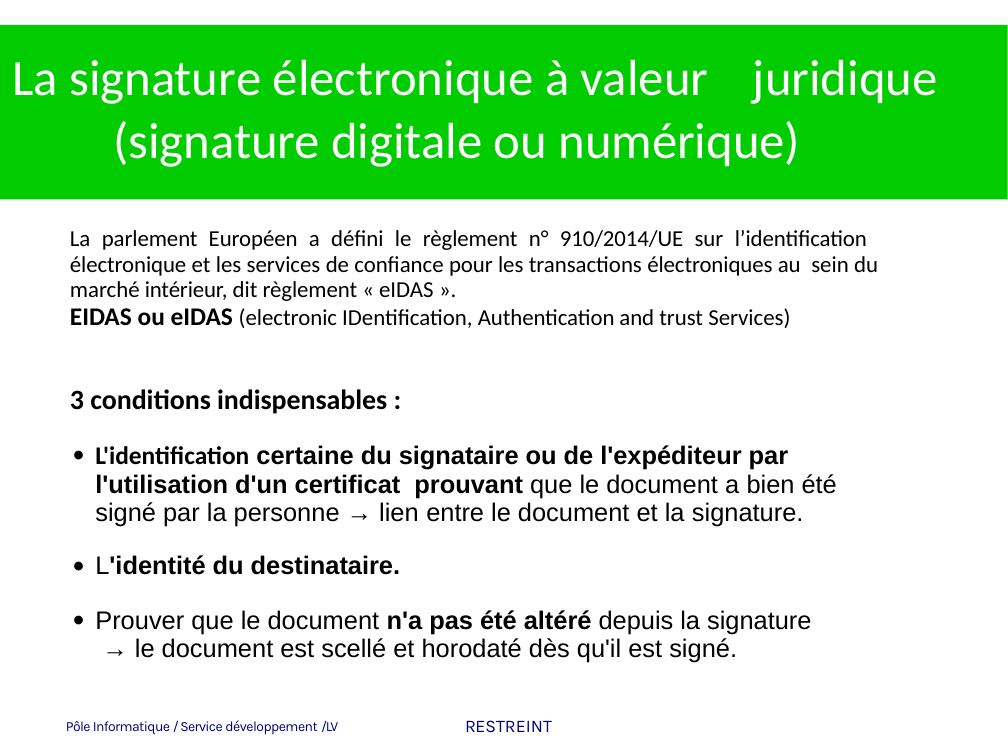
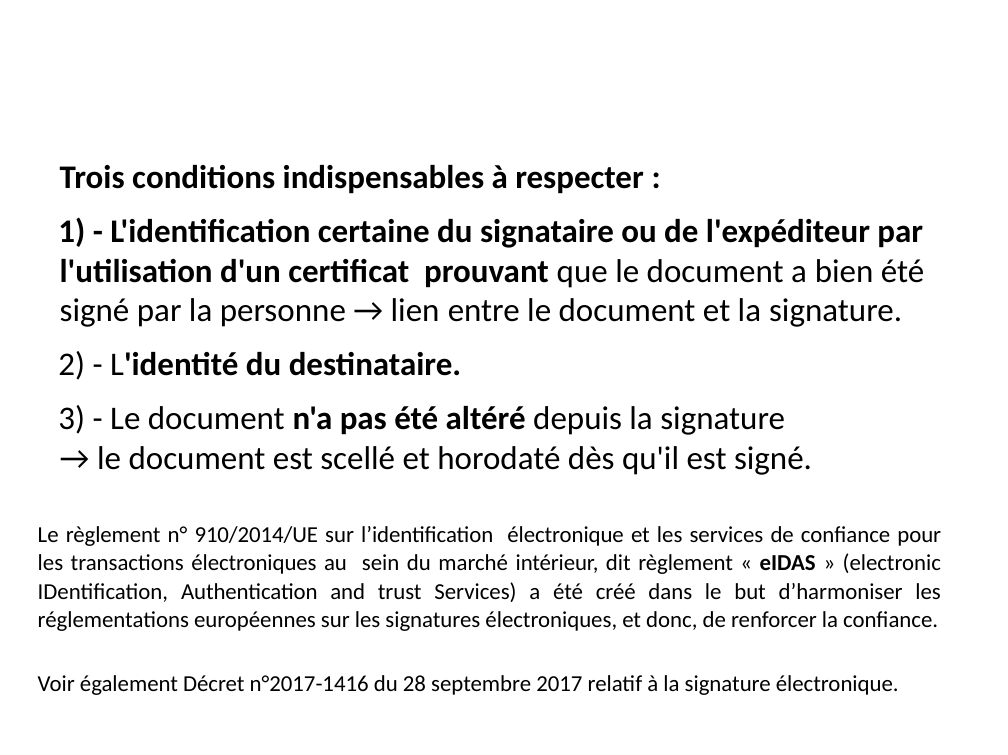
Before and after one commit to heylve/current, a slide deck: slide 4 of Presentations/la_signature_electronique_cest_quoi.odp (slide 3 before the commit). Drawn at 1008x755 pixels with LibreOffice and Linux fonts; fonts in the diff are those of the drawing; background and template pictures are left out. Boxes give left, top, right and bottom in pixels: in the first picture for what was removed or moved away, otherwise in the second. Text is boxed around its words. In the diff, an @@ line names an element or a change of style, - is before the commit and + after.

```diff
--- a/Presentations/la_signature_electronique_cest_quoi.odp
+++ b/Presentations/la_signature_electronique_cest_quoi.odp
@@ freeform shape removed at [0, 25, 1007, 199] @@
@@ title removed at [12, 59, 938, 167] @@
-La signature électronique à valeur juridique (signature digitale ou numérique)
@@ text at [60, 165, 924, 475]: text changed; size 20 to 26 pt; font Arial to Calibri @@
-L'identification certaine du signataire ou de l'expéditeur par l'utilisation d'un certificat prouvant que le document a bien été signé par la personne → lien entre le document et la signature.
+Trois conditions indispensables à respecter :
+1) - L'identification certaine du signataire ou de l'expéditeur par l'utilisation d'un certificat prouvant que le document a bien été signé par la personne → lien entre le document et la signature.
+2) - L'identité du destinataire.
+3) - Le document n'a pas été altéré depuis la signature
+   → le document est scellé et horodaté dès qu'il est signé.
@@ title added at [220, 259, 899, 695], 36 pt, text #FFFFFF @@
+Validité juridique d'une signature électronique.
@@ text removed at [72, 446, 84, 461] @@
-●
@@ text at [38, 526, 941, 695]: text changed @@
-La parlement Européen a défini le règlement n° 910/2014/UE sur l’identification électronique et les services de confiance pour les transactions électroniques au sein du marché intérieur, dit règlement « eIDAS ».
-EIDAS ou eIDAS (electronic IDentification, Authentication and trust Services)
-3 conditions indispensables :
+Le règlement n° 910/2014/UE sur l’identification électronique et les services de confiance pour les transactions électroniques au sein du marché intérieur, dit règlement « eIDAS » (electronic IDentification, Authentication and trust Services) a été créé dans le but d’harmoniser les réglementations européennes sur les signatures électroniques, et donc, de renforcer la confiance.
+Voir également Décret n°2017-1416 du 28 septembre 2017 relatif à la signature électronique.
@@ text removed at [72, 557, 84, 571] @@
-●
@@ text removed at [95, 555, 400, 575] @@
-L'identité du destinataire.
@@ text removed at [72, 610, 84, 625] @@
-●
@@ text removed at [95, 610, 811, 663] @@
-Prouver que le document n'a pas été altéré depuis la signature → le document est scellé et horodaté dès qu'il est signé.
@@ text removed at [66, 720, 338, 735] @@
-Pôle Informatique / Service développement /LV
@@ text removed at [465, 720, 552, 733] @@
-RESTREINT
```
Also in this commit, not shown: 7 other slides changed, 7 slides added, 4 slides removed, 4 other files.
